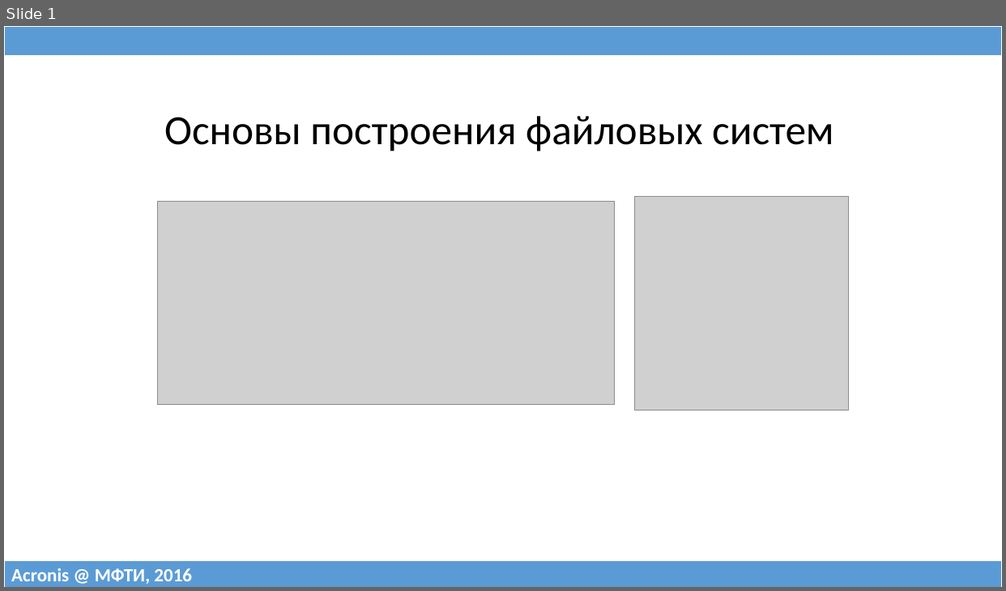
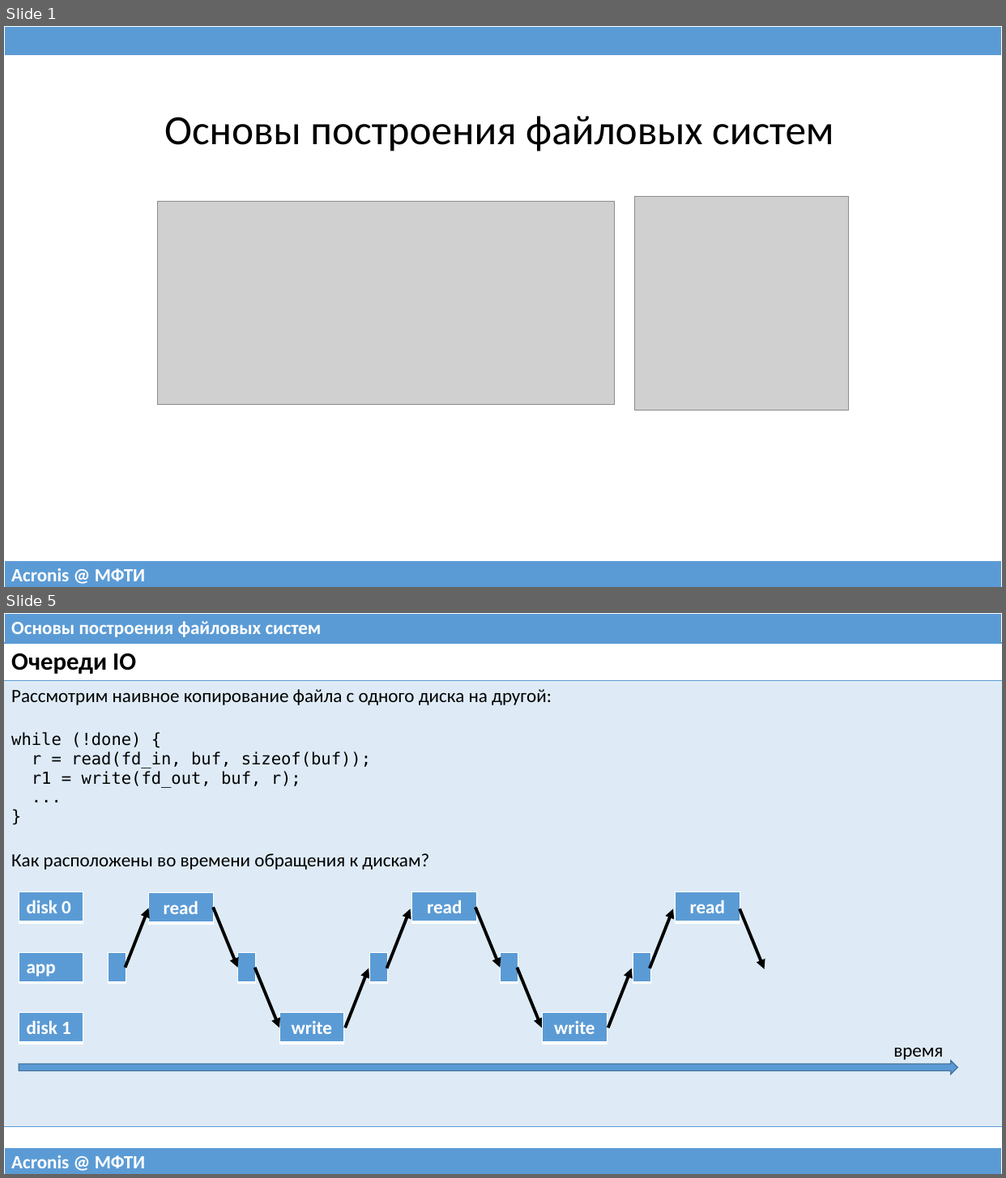
Before and after one commit to 75cc8545e7b021ed280ed0ef99fc7fc4/filesystems-101, a slide deck: talks/src/class10.pptx. Shown one above the other, each under a label of ours: slide 1 before the commit, slides 1 and 5 after it; the slides between them are not shown. The pictures are 1006x591 and 1006x1178 pixels, drawn with LibreOffice and Linux fonts; fonts in the diff are those of the drawing; grey boxes stand for pictures. Boxes give left, top, right and bottom in pixels: in the first picture for what was removed or moved away, otherwise in the second. Text is boxed around its words. In the diff, an @@ line names an element or a change of style, - is before the commit and + after.

```diff
--- a/talks/src/class10.pptx
+++ b/talks/src/class10.pptx
@@ slide 5 added at bbox=[4, 613, 1002, 1174], background #FFFFFF @@
@@ table added at bbox=[4, 613, 1002, 643], 1 rows, 1 columns @@
+Основы построения файловых систем
@@ table added at bbox=[4, 643, 1002, 1124], 2 rows, 1 columns @@
+Очереди IO
+Рассмотрим наивное копирование файла с одного диска на другой: / while (!done) { / r = read(fd_in, buf, sizeof(buf)); / r1 = write(fd_out, buf, r); / ... } / Как расположены во времени обращения к дискам?
@@ table added at bbox=[19, 892, 83, 923], 1 rows, 1 columns @@
+disk 0
@@ table added at bbox=[148, 893, 213, 924], 1 rows, 1 columns @@
+read
@@ table added at bbox=[412, 892, 476, 923], 1 rows, 1 columns @@
+read
@@ table added at bbox=[675, 892, 740, 923], 1 rows, 1 columns @@
+read
@@ arrow added from (126, 968) to (148, 908), #000000 3 pt @@
@@ arrow added from (213, 907) to (237, 968), #000000 3 pt @@
@@ arrow added from (386, 969) to (411, 909), #000000 3 pt @@
@@ arrow added from (475, 907) to (501, 968), #000000 3 pt @@
@@ arrow added from (650, 969) to (673, 909), #000000 3 pt @@
@@ arrow added from (740, 909) to (765, 969), #000000 3 pt @@
@@ table added at bbox=[19, 953, 83, 983], 1 rows, 1 columns @@
+app
@@ table added at bbox=[108, 953, 126, 983], 1 rows, 1 columns @@
+
@@ table added at bbox=[237, 953, 255, 983], 1 rows, 1 columns @@
+
@@ arrow added from (255, 968) to (279, 1028), #000000 3 pt @@
@@ arrow added from (345, 1028) to (368, 969), #000000 3 pt @@
@@ table added at bbox=[370, 953, 387, 983], 1 rows, 1 columns @@
+
@@ table added at bbox=[501, 953, 518, 983], 1 rows, 1 columns @@
+
@@ arrow added from (518, 968) to (542, 1028), #000000 3 pt @@
@@ arrow added from (608, 1028) to (632, 969), #000000 3 pt @@
@@ table added at bbox=[633, 953, 650, 983], 1 rows, 1 columns @@
+
@@ table added at bbox=[19, 1013, 83, 1043], 1 rows, 1 columns @@
+disk 1
@@ table added at bbox=[279, 1013, 344, 1043], 1 rows, 1 columns @@
+write
@@ table added at bbox=[543, 1013, 607, 1043], 1 rows, 1 columns @@
+write
@@ text added at bbox=[893, 1047, 943, 1060], 18 pt, text #000000 @@
+время
@@ right arrow added at bbox=[19, 1061, 957, 1074], fill #5B9BD5, outline #43739E 1 pt @@
@@ table added at bbox=[4, 1148, 1002, 1174], 1 rows, 1 columns @@
+Acronis @ МФТИ
@@ slide 1 changed as well @@
@@ table at bbox=[4, 561, 1002, 587] @@
-row 1, column 1: Acronis @ МФТИ, 2016
+row 1, column 1: Acronis @ МФТИ
```
Also in this commit, not shown: 2 other slides changed, 30 other slides added, 13 slides removed, 1 other file.
